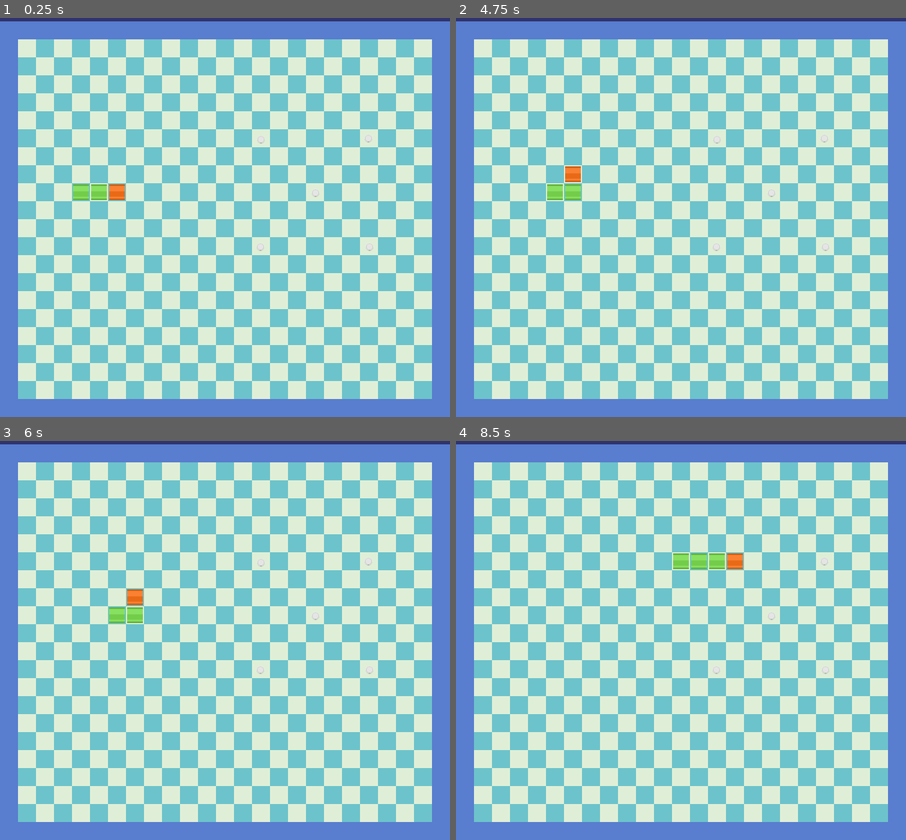
Above: before the commit, frames 1-4 (two rows, left to right).
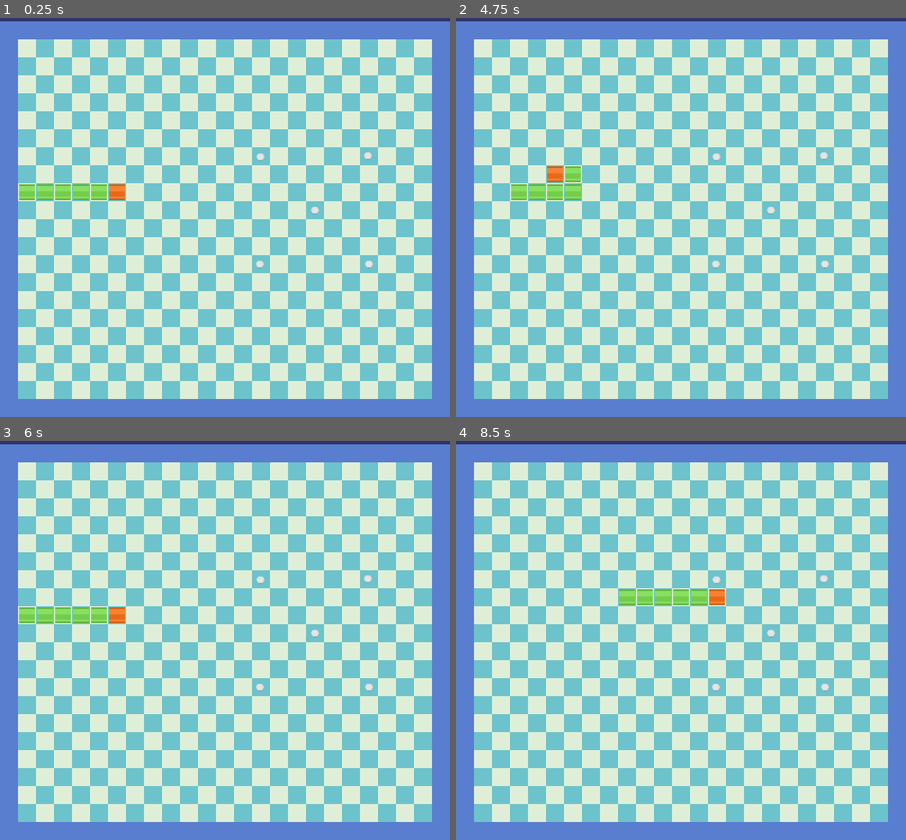
Above: after the commit, the same moments.

Repository: tales411/snake
Game: Godot game, scene res://scenes/main.tscn
Same seed, same stepped clock (60 frames per second), same inputs: the game is played once before the commit and once after it. The project has no main scene, so this scene is started directly.
Inputs (mouse positions are in pixels of both pictures, inside the frame that each line leads up to):
- Up to frame 1 (0.25 s): no input
- Up to frame 2 (4.75 s): tap Enter (ui_accept) at 0.5, 0.77, 1.25, 1.52, 2, 2.75, 3.02, 3.5, 3.77, 4.25, 4.52 s; hold Up (ui_up) 0.53-2.03 s; hold Left (ui_left) 2.03-3.53 s; hold Down (ui_down) 3.53-4.28 s; hold Right (ui_right) from 4.28 s (still down)
- Up to frame 3 (6 s): release Right (ui_right) at 5 s; click (225, 652) at 5 s, where only the run after the commit has a clickable "Play"; hold Up (ui_up) from 5.78 s (still down)
- Up to frame 4 (8.5 s): release Up (ui_up) at 6.53 s; hold Right (ui_right) from 6.53 s (still down); tap Enter (ui_accept) at 6.77, 7.52, 8.27 s

The runs differ from the first frame. In frame 1, 0.6% of the frame differs, in the area x 4-83%, y 29-63%; in frame 2, 0.7%; in frame 3, 1.3%; in frame 4, 1.5%, in the area x 36-83%, y 28-63%.

Commit message:
spawn

Diff:
--- a/snake/scenes/main.tscn
+++ b/snake/scenes/main.tscn
@@ -517,27 +517,26 @@
 tile_set = SubResource("TileSet_ki8wf")
 
 [node name="fruits" type="Node2D" parent="."]
-position = Vector2(1022, -155)
+position = Vector2(47, 144)
 
 [node name="fruit" parent="fruits" instance=ExtResource("3_p4lmt")]
-position = Vector2(-559, 653)
+position = Vector2(415, 385)
 
 [node name="fruit2" parent="fruits" instance=ExtResource("3_p4lmt")]
-position = Vector2(-365, 653)
+position = Vector2(609, 385)
 
 [node name="fruit3" parent="fruits" instance=ExtResource("3_p4lmt")]
-position = Vector2(-558, 462)
+position = Vector2(416, 194)
 
 [node name="fruit4" parent="fruits" instance=ExtResource("3_p4lmt")]
-position = Vector2(-461, 557)
+position = Vector2(513, 289)
 
 [node name="fruit5" parent="fruits" instance=ExtResource("3_p4lmt")]
-position = Vector2(-367, 460)
+position = Vector2(607, 192)
 
 [node name="player" parent="." instance=ExtResource("4_aqy28")]
 position = Vector2(208, 400)
 collision_mask = 2
-move_speed_timer = 0.25
 
 [node name="Timer" type="Timer" parent="."]
 wait_time = 3.894
@@ -560,11 +559,6 @@
 position = Vector2(399.5, 783.5)
 shape = SubResource("RectangleShape2D_s3ncp")
 
-[connection signal="body_entered" from="fruits/fruit" to="." method="_on_fruit_body_entered"]
-[connection signal="body_entered" from="fruits/fruit2" to="." method="_on_fruit_body_entered"]
-[connection signal="body_entered" from="fruits/fruit3" to="." method="_on_fruit_body_entered"]
-[connection signal="body_entered" from="fruits/fruit4" to="." method="_on_fruit_body_entered"]
-[connection signal="body_entered" from="fruits/fruit5" to="." method="_on_fruit_body_entered"]
 [connection signal="timeout" from="Timer" to="." method="_on_timer_timeout"]
 [connection signal="timeout" from="Timer" to="player" method="_on_timer_timeout"]
 [connection signal="body_entered" from="wall" to="player" method="_on_wall_body_entered"]
--- a/snake/scripts/fruit.gd
+++ b/snake/scripts/fruit.gd
@@ -3,4 +3,5 @@
 
 func _on_body_entered(body) -> void:
 	if body.name == "player":
+		Global.fruit_entered = true
 		queue_free()
--- a/snake/scripts/global.gd
+++ b/snake/scripts/global.gd
@@ -2,6 +2,7 @@
 
 var grid_size = 32 # Tamanho do grid
 var direction = Vector2.RIGHT # direção inicial (começa indo para a direita)
+var fruit_entered: bool = false
 
 var snake_body: Array = [] # lista do corpo da cobra
 var initial_length = 5 # tamanho inicial da cobra
--- a/snake/scripts/main.gd
+++ b/snake/scripts/main.gd
@@ -1,11 +1,14 @@
 extends  Node2D
+
+
+var fruit_scene = preload("res://scenes/fruit.tscn")
 
 
 func _ready():
 	Global.grid_size = 32 # Tamanho do grid
 	Global.direction = Vector2.RIGHT # direção inicial (começa indo para a direita)
 	Global.snake_body = [] # lista do corpo da cobra
-	Global.initial_length = 2 # tamanho inicial da cobra
+	Global.initial_length = 5 # tamanho inicial da cobra
 	# cria o corpo inicial da cobra
 	for i in range(Global.initial_length):
 		var segment = Sprite2D.new()
@@ -22,6 +25,10 @@
 		if Global.snake_body[i].position == $player.position:
 			get_tree().change_scene_to_file("res://scenes/home_menu.tscn")
 
+	if Global.fruit_entered == true:
+		_grow()
+		_spawn_fruit()
+		Global.fruit_entered = false
 
 func _on_timer_timeout() -> void:
 	for i in range(Global.snake_body.size() - 1, 0, -1): # nao entendi o pq do - 1, 0, -1
@@ -29,7 +36,6 @@
 	Global.snake_body[0].position = $player.position
 
 func _grow():
-	print("aaa")
 	var new_segment = Sprite2D.new()
 	new_segment.texture = preload("res://tiles/barGreen_horizontalMid.png")
 	new_segment.scale.x = 1.6
@@ -40,6 +46,24 @@
 
 
 
-func _on_fruit_body_entered(body: Node2D) -> void:
-	if body.name == "player":
-		_grow()
+
+func _spawn_fruit():
+	var valid_position = false
+	var fruit = fruit_scene.instantiate()
+	var new_position
+	while valid_position == false:
+		var random_x = randi() % int(22)*32
+		var random_y = randi() % int(19)*32
+		new_position = Vector2(random_x, 2*32)
+		for i in range(Global.snake_body.size() - 1, 0, -1):
+			if Global.snake_body[i].position == new_position:
+				print("teste")
+				valid_position = false
+				break
+			else:
+				valid_position = true
+
+
+
+	fruit.position = new_position
+	$fruits.add_child(fruit)
